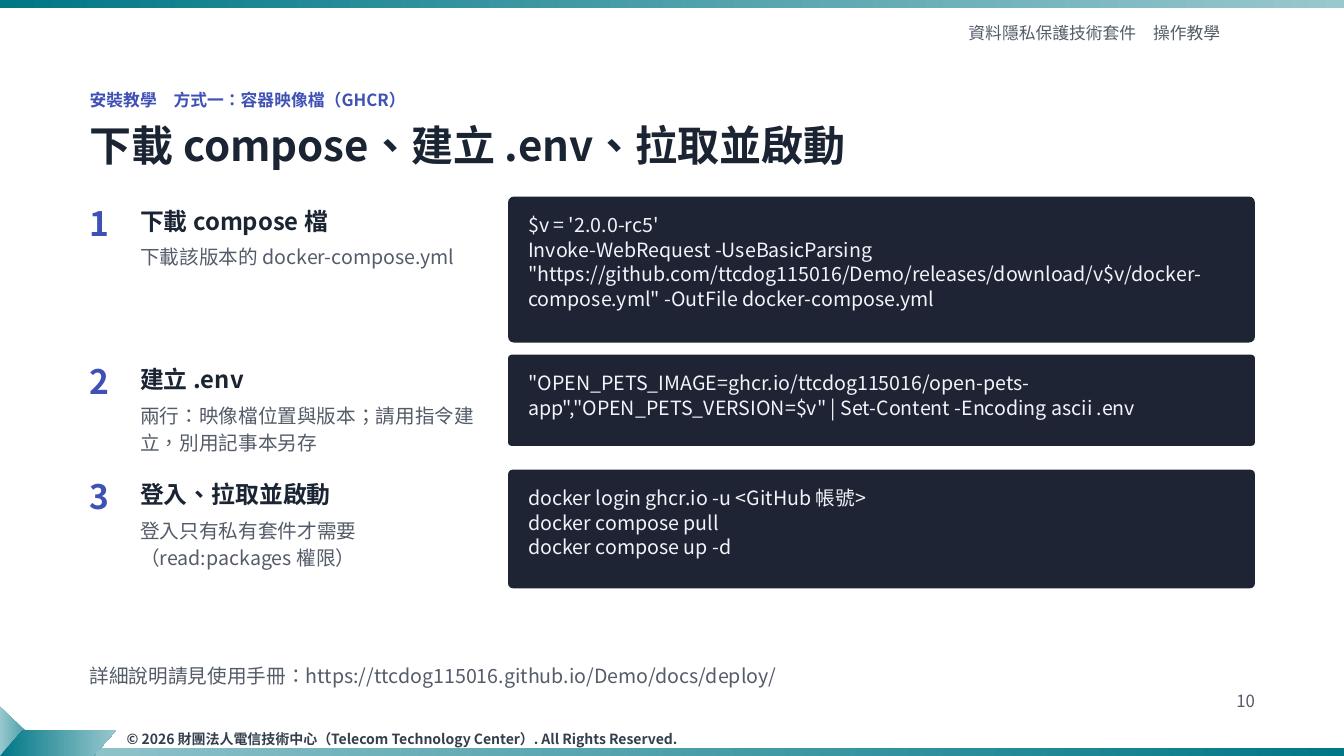
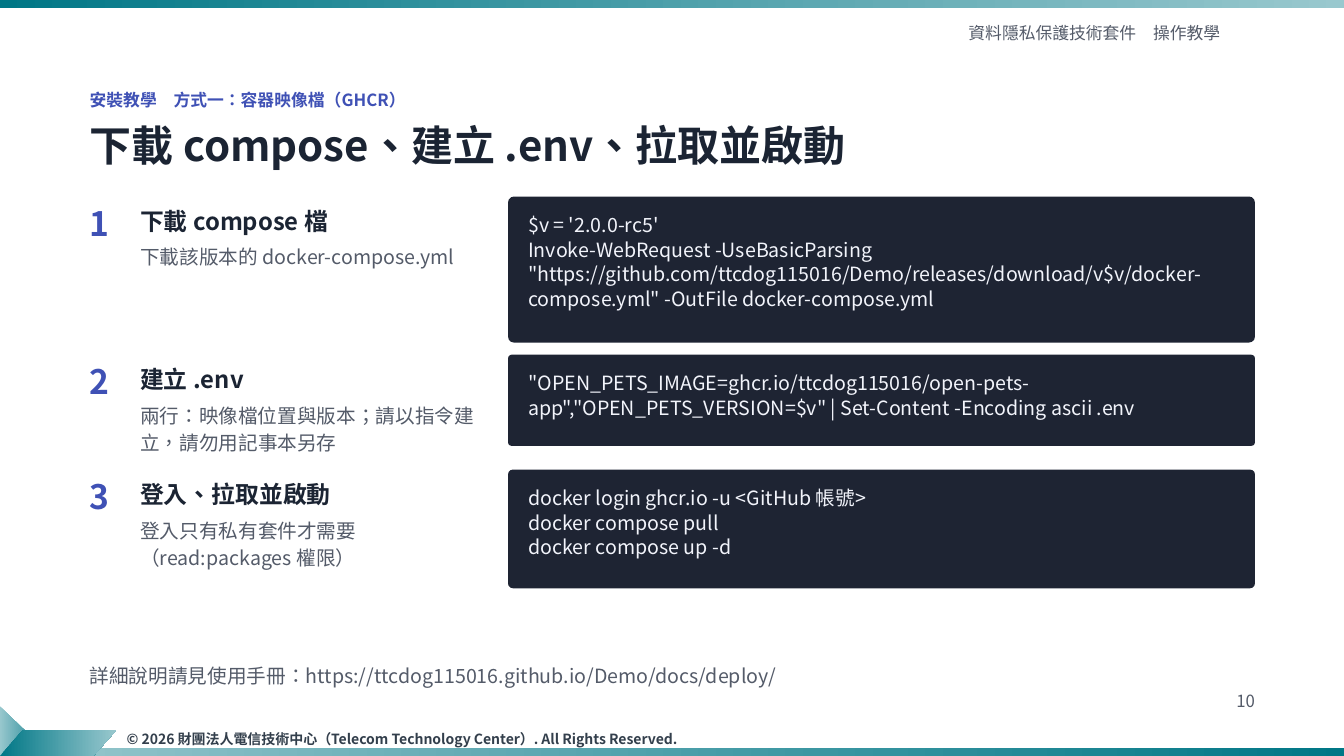
Before and after one commit to ttcdog115016/Demo, a slide deck: slide 10 of slides/資料隱私保護技術套件_操作教學_TTC樣板_v4.pptx. Drawn at 1344x756 pixels with LibreOffice and Linux fonts; fonts in the diff are those of the drawing; background and template pictures are left out. Boxes give left, top, right and bottom in pixels: in the first picture for what was removed or moved away, otherwise in the second. Text is boxed around its words. In the diff, an @@ line names an element or a change of style, - is before the commit and + after.

```diff
--- a/slides/資料隱私保護技術套件_操作教學_TTC樣板_v4.pptx
+++ b/slides/資料隱私保護技術套件_操作教學_TTC樣板_v4.pptx
@@ text at bbox=[140, 406, 474, 452]: text changed @@
-兩行：映像檔位置與版本；請用指令建立，別用記事本另存
+兩行：映像檔位置與版本；請以指令建立，請勿用記事本另存
```
Also in this commit, not shown: 12 other slides changed, 7 other files.
